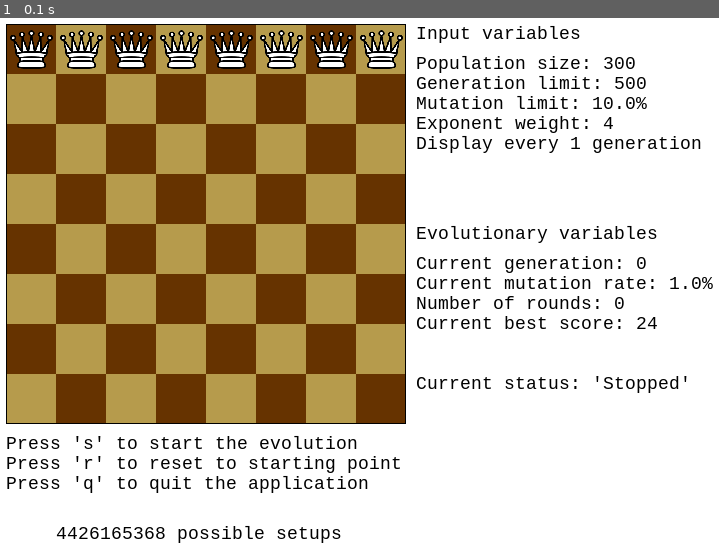
Above: before the commit, frame 1.
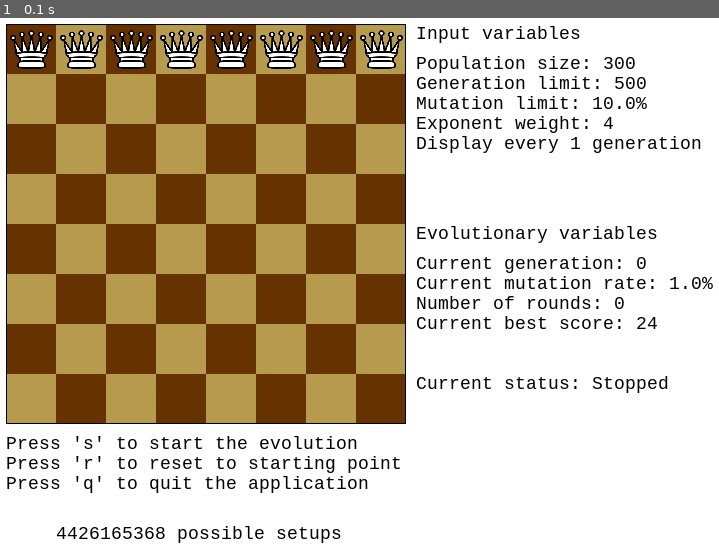
Above: after the commit, the same moment.

Repository: denes-panta/Code
Game: pygame game, started from Genetic Algorithms/8Queens/8Queens.py
The game is run twice, just before and just after one commit, with the same random seed, the same clock (stepped at 60 frames per second) and the same inputs.
Inputs:
- Up to frame 1 (0.1 s): no input

The runs differ from the first frame. In frame 1, 0.1% of the frame differs, in the area x 82-96%, y 67-71%.

Commit message:
Eight Queens Chess Problem with Genetic Algorithms

Diff:
--- a/Genetic Algorithms/8Queens/8Queens.py
+++ b/Genetic Algorithms/8Queens/8Queens.py
@@ -58,87 +58,11 @@
         self.scores = self.calc_scores() #Calculate the initial scores
 
         #Static Labels
-        l_start = self.fnt.render("Press 's' to start the evolution",
-                                  True,
-                                  (self.BLACK))
-        self.screen.blit(l_start, (50, 460))
-
-        l_reset = self.fnt.render("Press 'r' to reset to starting point",
-                                  True,
-                                  (self.BLACK))
-        self.screen.blit(l_reset, (50, 480))
-
-        l_quit = self.fnt.render("Press 'q' to quit the application",
-                                 True,
-                                 (self.BLACK))
-        self.screen.blit(l_quit, (50, 500))
-
-        l_total = self.fnt.render("%d possible setups" % (self.bruteforce),
-                                  True,
-                                  (self.BLACK))
-        self.screen.blit(l_total, (100, 550))
-
-        l_input = self.fnt.render("Input variables",
-                                  True,
-                                  (self.BLACK))
-        self.screen.blit(l_input, (460, 50))
-
-        l_pop = self.fnt.render("Population size: %d" % (self.n),
-                                True,
-                                (self.BLACK))
-        self.screen.blit(l_pop, (460, 80))
-
-        l_genlim = self.fnt.render("Generation limit: %d" % (self.max_generation),
-                                   True,
-                                   (self.BLACK))
-        self.screen.blit(l_genlim, (460, 100))
-
-        l_mutalim = self.fnt.render("Mutation limit: %.1f%%" % (self.max_mutation * 100),
-                                    True,
-                                    (self.BLACK))
-        self.screen.blit(l_mutalim, (460, 120))
-
-        l_weight = self.fnt.render("Exponent weight: %d" % (self.w),
-                                   True,
-                                   (self.BLACK))
-        self.screen.blit(l_weight, (460, 140))
-
-        l_mutalim = self.fnt.render("Display every %d generation" % (self.display_generation),
-                                    True,
-                                    (self.BLACK))
-        self.screen.blit(l_mutalim, (460, 160))
-
-        l_evol = self.fnt.render("Evolutionary variables",
-                                 True,
-                                 (self.BLACK))
-        self.screen.blit(l_evol, (460, 250))
-
+        self.static_labels()
 
         #Varing Labels
-        l_curgen = self.fnt.render("Current generation: %d" % (self.generation),
-                                   True,
-                                   (self.BLACK))
-        self.screen.blit(l_curgen, (460, 280))
-
-        l_curmuta = self.fnt.render("Current mutation rate: %.1f%%" % (self.mutation * 100),
-                                    True,
-                                    (self.BLACK))
-        self.screen.blit(l_curmuta, (460, 300))
-
-        l_retries = self.fnt.render("Number of rounds: %d" % (self.restart),
-                                    True,
-                                    (self.BLACK))
-        self.screen.blit(l_retries, (460, 320))
-
-        l_fitscore = self.fnt.render("Current best score: %d" % (self.paragon_is[1]),
-                                     True,
-                                     (self.BLACK))
-        self.screen.blit(l_fitscore, (460, 340))
-
-        l_status = self.fnt.render("Current status: 'Stopped'",
-                                   True,
-                                   (self.BLACK))
-        self.screen.blit(l_status, (460, 400))
+        self.labels()
+        self.status_label("Stopped")
 
         #Initiate the board and the starting queen positions
         self.board()
@@ -168,11 +92,8 @@
                     if (event.key == pygame.K_s):
                         self.start = True
 
-                        pygame.draw.rect(self.screen, self.WHITE, [460, 400, 340, 20])
-                        l_status = self.fnt.render("Current status: 'Searching'",
-                                                   True,
-                                                   (self.BLACK))
-                        self.screen.blit(l_status, (460, 400))
+                        #Update label
+                        self.status_label("Searching")
 
                         #Record time
                         self.starttime = time.time()
@@ -197,11 +118,7 @@
 
                         #Update labels
                         self.labels()
-                        pygame.draw.rect(self.screen, self.WHITE, [460, 400, 340, 20])
-                        l_status = self.fnt.render("Current status: 'Stopped'",
-                                                   True,
-                                                   (self.BLACK))
-                        self.screen.blit(l_status, (460, 400))
+                        self.status_label("Stopped")
 
                         pygame.draw.rect(self.screen, self.WHITE, [460, 420, 340, 20])
 
@@ -231,17 +148,13 @@
                     self.board()
                     self.display_paragon()
                     self.done = True
-
-                    pygame.draw.rect(self.screen, self.WHITE, [460, 400, 340, 20])
-                    l_status = self.fnt.render("Current status: 'Done'",
+                    self.status_label("Done")
+
+                    #Display timer
+                    l_timer = self.fnt.render("Runtime: %.2f minutes " % (duration/60),
                                                True,
                                                (self.BLACK))
-                    self.screen.blit(l_status, (460, 400))
-
-                    l_status = self.fnt.render("Runtime: %.2f minutes " % (duration/60),
-                                               True,
-                                               (self.BLACK))
-                    self.screen.blit(l_status, (460, 420))
+                    self.screen.blit(l_timer, (460, 420))
 
                 #Update labels and mutation rate
                 self.labels()
@@ -295,6 +208,11 @@
             self.population.append([np.random.choice(self.centers, size = 8),
                                     np.random.choice(self.centers, size = 8)])
 
+    #Put up the pieces on the board
+    def init_queens(self):
+        for piece in range(1, 9):
+            self.screen.blit(self.queen, (piece*self.size, self.size))
+
     #Display the speciment with the best score
     def display_paragon(self):
         paragon = self.paragon_is[0]
@@ -351,20 +269,6 @@
         rel_scores = new_scores / score_sum
 
         return rel_scores.tolist()
-
-    #Put up the pieces on the board
-    def init_queens(self):
-        for piece in range(1, 9):
-            self.screen.blit(self.queen, (piece*self.size, self.size))
-
-    #Change mutation rate to prevent inbreading or rapid mutation
-    def mutation_rate(self):
-        length = len(set(self.scores))
-
-        if length < 12 and self.mutation < (self.max_mutation - 0.01):
-            self.mutation += 0.01
-        if length >= 12 and self.mutation > 0.01:
-            self.mutation -= 0.01
 
     #Procreation
     def crossover(self):
@@ -403,6 +307,23 @@
 
         return new_generation
 
+    #Change mutation rate to prevent inbreading or rapid mutation
+    def mutation_rate(self):
+        length = len(set(self.scores))
+
+        if length < 12 and self.mutation < (self.max_mutation - 0.01):
+            self.mutation += 0.01
+        if length >= 12 and self.mutation > 0.01:
+            self.mutation -= 0.01
+
+    #Status label
+    def status_label(self, status):
+        pygame.draw.rect(self.screen, self.WHITE, [460, 400, 340, 20])
+        l_status = self.fnt.render("Current status: %s" % (status),
+                                   True,
+                                   (self.BLACK))
+        self.screen.blit(l_status, (460, 400))
+
     #Update labels
     def labels(self):
         pygame.draw.rect(self.screen, self.WHITE, [460, 280, 340, 20])
@@ -429,6 +350,63 @@
                                      (self.BLACK))
         self.screen.blit(l_fitscore, (460, 340))
 
+    #Static labels
+    def static_labels(self):
+        l_start = self.fnt.render("Press 's' to start the evolution",
+                                  True,
+                                  (self.BLACK))
+        self.screen.blit(l_start, (50, 460))
+
+        l_reset = self.fnt.render("Press 'r' to reset to starting point",
+                                  True,
+                                  (self.BLACK))
+        self.screen.blit(l_reset, (50, 480))
+
+        l_quit = self.fnt.render("Press 'q' to quit the application",
+                                 True,
+                                 (self.BLACK))
+        self.screen.blit(l_quit, (50, 500))
+
+        l_total = self.fnt.render("%d possible setups" % (self.bruteforce),
+                                  True,
+                                  (self.BLACK))
+        self.screen.blit(l_total, (100, 550))
+
+        l_input = self.fnt.render("Input variables",
+                                  True,
+                                  (self.BLACK))
+        self.screen.blit(l_input, (460, 50))
+
+        l_pop = self.fnt.render("Population size: %d" % (self.n),
+                                True,
+                                (self.BLACK))
+        self.screen.blit(l_pop, (460, 80))
+
+        l_genlim = self.fnt.render("Generation limit: %d" % (self.max_generation),
+                                   True,
+                                   (self.BLACK))
+        self.screen.blit(l_genlim, (460, 100))
+
+        l_mutalim = self.fnt.render("Mutation limit: %.1f%%" % (self.max_mutation * 100),
+                                    True,
+                                    (self.BLACK))
+        self.screen.blit(l_mutalim, (460, 120))
+
+        l_weight = self.fnt.render("Exponent weight: %d" % (self.w),
+                                   True,
+                                   (self.BLACK))
+        self.screen.blit(l_weight, (460, 140))
+
+        l_mutalim = self.fnt.render("Display every %d generation" % (self.display_generation),
+                                    True,
+                                    (self.BLACK))
+        self.screen.blit(l_mutalim, (460, 160))
+
+        l_evol = self.fnt.render("Evolutionary variables",
+                                 True,
+                                 (self.BLACK))
+        self.screen.blit(l_evol, (460, 250))
+
 
 if __name__ == "__main__":
     game = queens(pop = 300,
